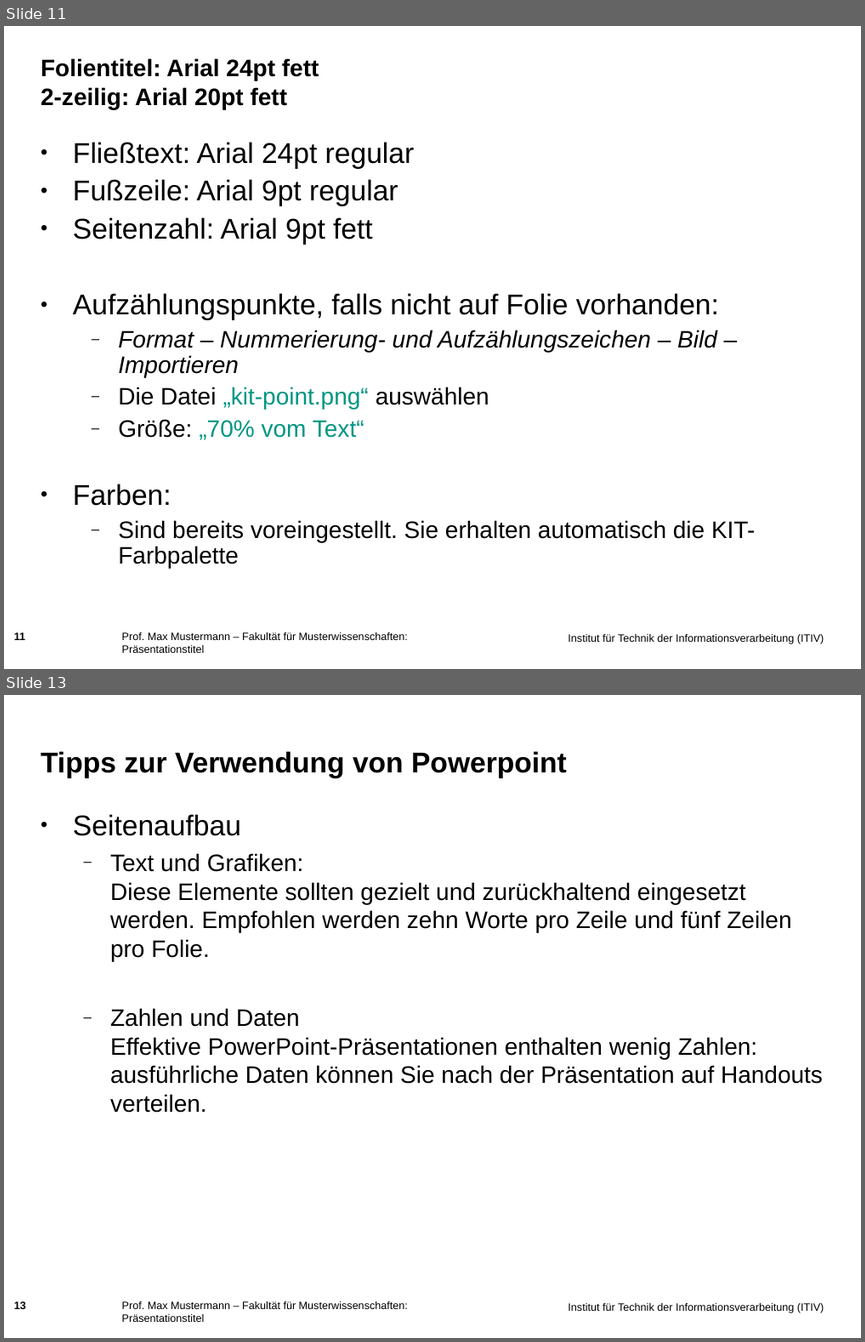
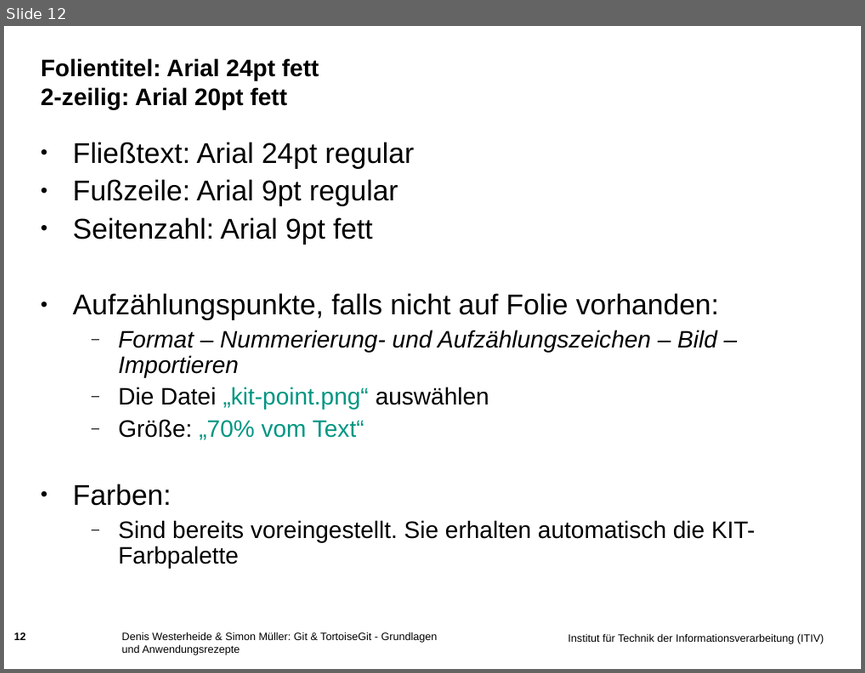
Before and after one commit to muellesi/PSE_2018, a slide deck: Präsentation/Simon/Praesentationsfolien_Simon.ppt. Shown one above the other, each under a label of ours: slides 11 and 13 before the commit, slide 12 after it; the slides between them are not shown. The pictures are 865x1342 and 865x673 pixels, drawn with LibreOffice and Linux fonts; fonts in the diff are those of the drawing; background and template pictures are left out. Boxes give left, top, right and bottom in pixels: in the first picture for what was removed or moved away, otherwise in the second. Text is boxed around its words. In the diff, an @@ line names an element or a change of style, - is before the commit and + after.

```diff
--- a/Präsentation/Simon/Praesentationsfolien_Simon.ppt
+++ b/Präsentation/Simon/Praesentationsfolien_Simon.ppt
@@ slide 13 removed at (4,695,861,1338), background picture (left out); not listed: 1 template element that a slide beside it also shows @@
@@ title removed at (41,751,567,778) @@
-Tipps zur Verwendung von Powerpoint
@@ text removed at (73,814,823,1112) @@
-• Seitenaufbau
-  – Text und Grafiken:
-    Diese Elemente sollten gezielt und zurückhaltend eingesetzt werden. Empfohlen werden zehn Worte pro Zeile und fünf Zeilen pro Folie.
-  – Zahlen und Daten
-    Effektive PowerPoint-Präsentationen enthalten wenig Zahlen: ausführliche Daten können Sie nach der Präsentation auf Handouts verteilen.
@@ page number removed at (14,1301,26,1309) @@
-13
@@ text removed at (122,1301,408,1321) @@
-Prof. Max Mustermann – Fakultät für Musterwissenschaften: Präsentationstitel
@@ what was slide 11 is now slide 12 @@
@@ slide 12 changed as well @@
@@ page number at (14,632,26,640): text changed @@
-11
+12
@@ text at (122,632,438,655): text changed @@
-Prof. Max Mustermann – Fakultät für Musterwissenschaften: Präsentationstitel
+Denis Westerheide & Simon Müller: Git & TortoiseGit - Grundlagen und Anwendungsrezepte
```
Also in this commit, not shown: 8 other slides changed, 3 slides added, 3 other slides removed, 4 other files.
